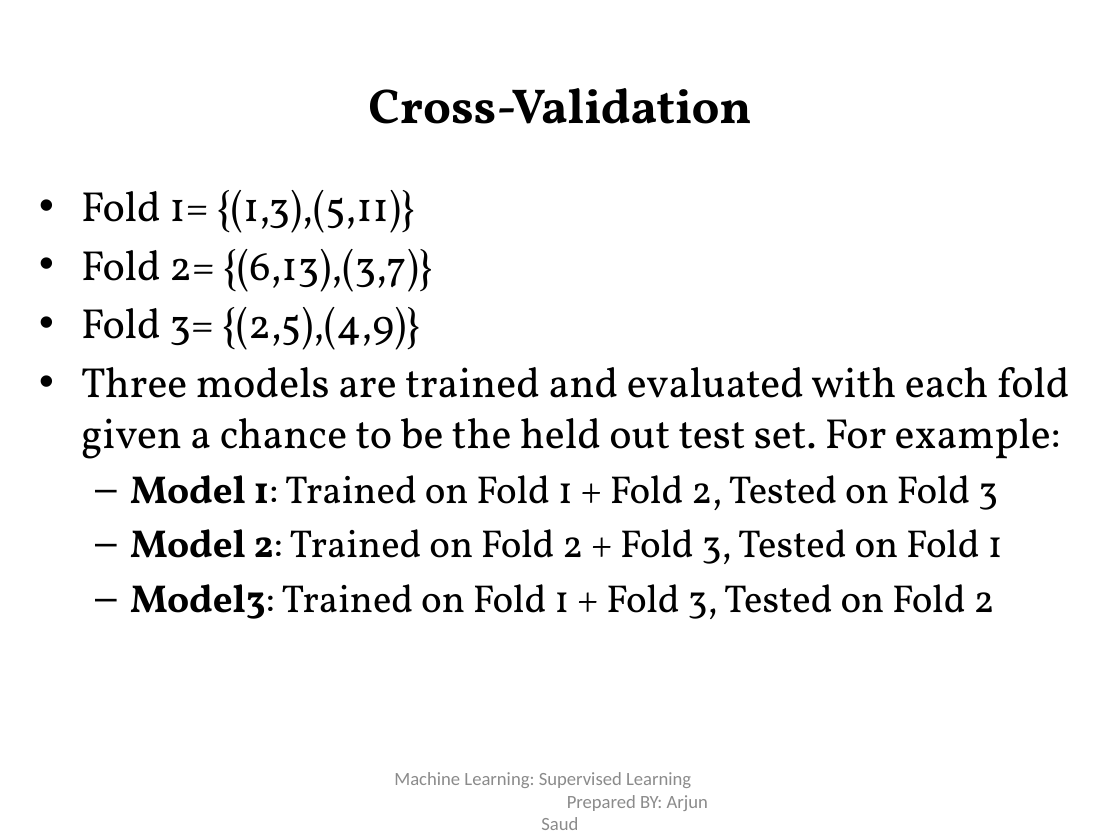
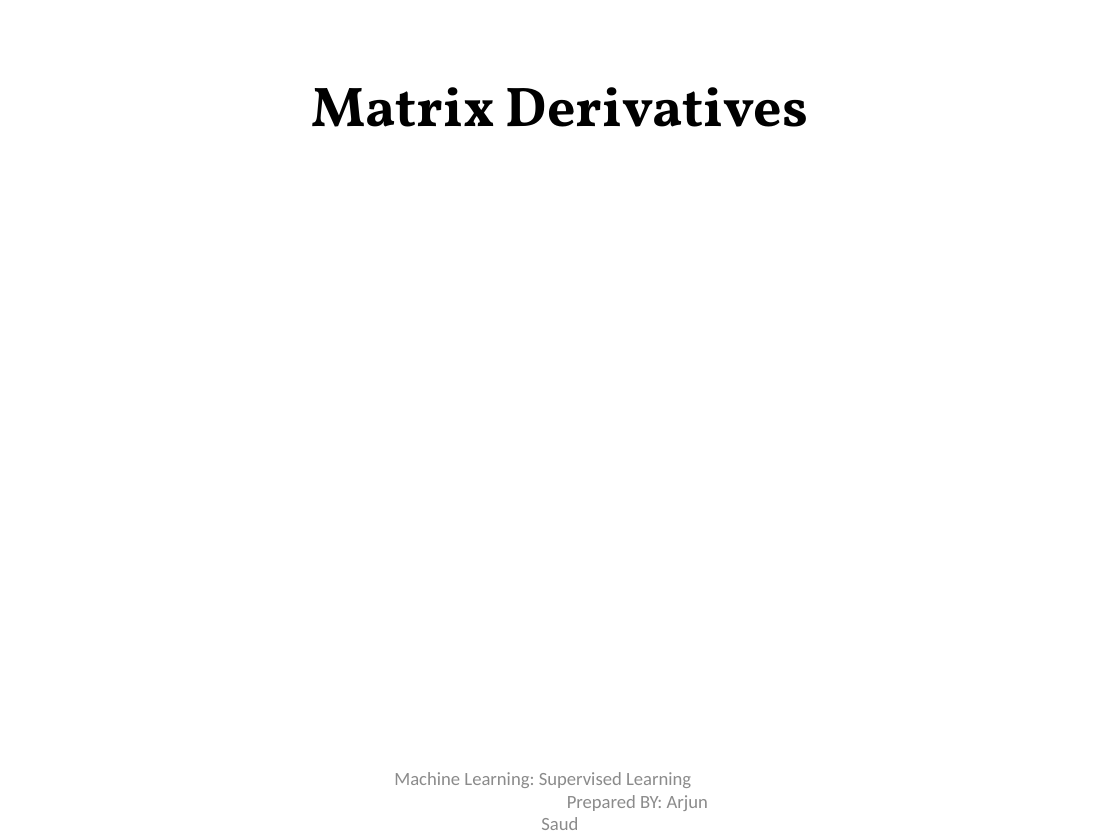
Before and after one commit to risav55/notes, a slide deck: slide 34 of Second Semester/ML/Unit -2 Supervised Learning.pptx (slide 55 before the commit). Drawn at 1120x840 pixels with LibreOffice and Linux fonts; fonts in the diff are those of the drawing; grey boxes stand for pictures. Boxes give left, top, right and bottom in pixels: in the first picture for what was removed or moved away, otherwise in the second. Text is boxed around its words. In the diff, an @@ line names an element or a change of style, - is before the commit and + after.

```diff
--- a/Second Semester/ML/Unit -2 Supervised Learning.pptx
+++ b/Second Semester/ML/Unit -2 Supervised Learning.pptx
@@ title at (312,87,808,127): text changed; size 31.5 to 36 pt @@
-Cross-Validation
+Matrix Derivatives
@@ text removed at (81,190,1070,619) @@
-• Fold 1= {(1,3),(5,11)}
-• Fold 2= {(6,13),(3,7)}
-• Fold 3= {(2,5),(4,9)}
-• Three models are trained and evaluated with each fold given a chance to be the held out test set. For example:
-  – Model 1: Trained on Fold 1 + Fold 2, Tested on Fold 3
-  – Model 2: Trained on Fold 2 + Fold 3, Tested on Fold 1
-  – Model3: Trained on Fold 1 + Fold 3, Tested on Fold 2
```
Also in this commit, not shown: 5 other slides changed, 14 slides added, 5 other files.
